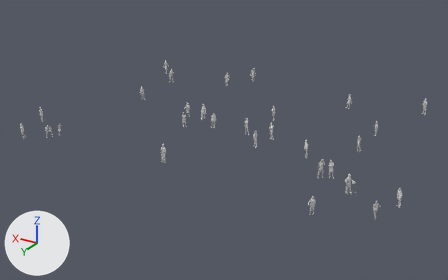
The glTF model models/mandegar/mandegar_crowd.glb: old version first, new version second.
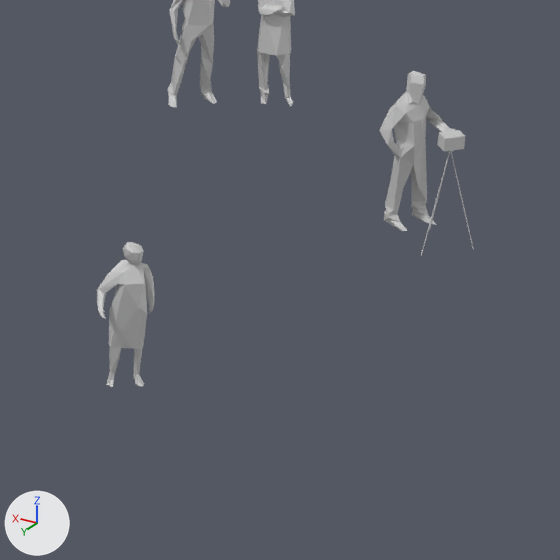
The first picture shows the older version from a camera (50 mm lens) standing at (-27.9, 32.7, 22.6) and looking at (0.4, -14.3, -0.9). The close-ups show the older and then the newer version on the part from 66% to 82% of the width and 59% to 85% of the height of that picture. Only the edits that show in the close-ups are written down. Every picture has the same lights, and +X, +Y and +Z are marked at lower left. Where no turn or scale is listed for an object, it has been applied to the vertices.

Objects in the first close-up: 'Human_20', 'Human_23', 'Human_24', 'Human_25'.
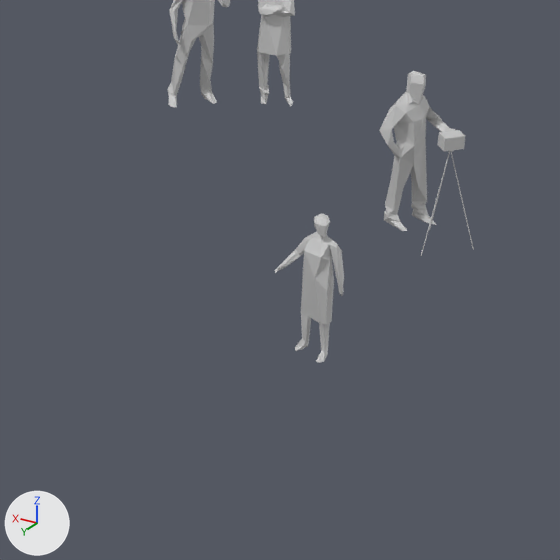
Where the change shows, as pixel boxes [x1, y1, x2, y2] in the close-ups (560 x 560 px):
'Human_20', moved, turned: before [97, 242, 154, 387]; after [275, 213, 344, 363]

What the commit changed:
Object 'Human_20' (ob_human_20) moves from (-13.18, -3.809, 0.0595) to (-14.42, -5.285, 0.0595).
Object 'Human_20' (ob_human_20) turns from (0, 0, 0) to (0, 0, -53) degrees about x, y and z.
